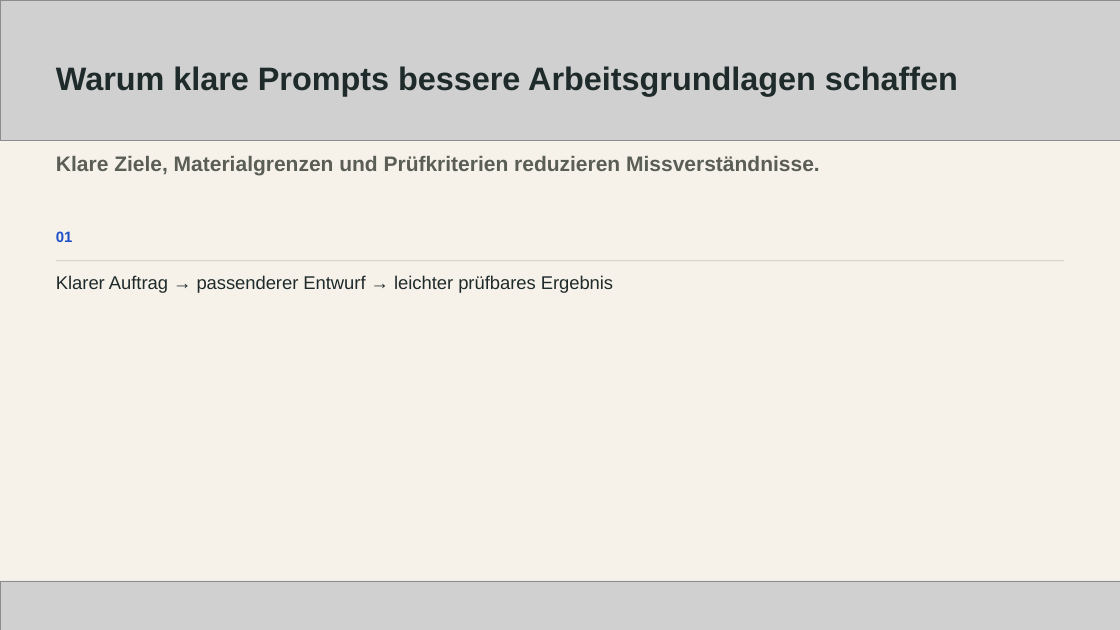
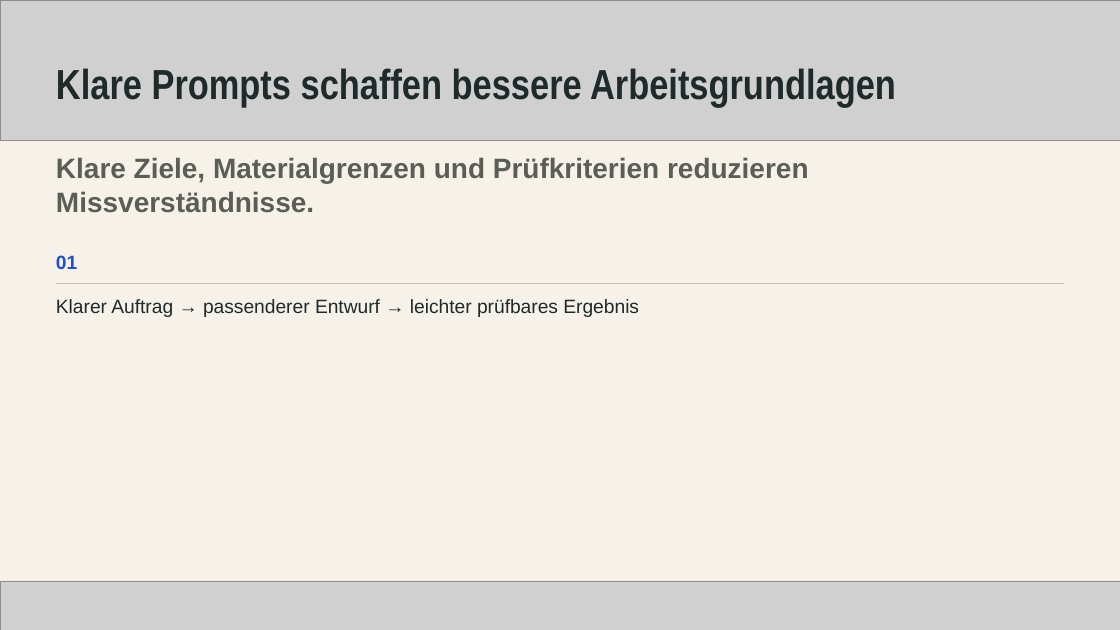
Before and after one commit to deniskaliberda/myhiwi-webseite, a slide deck: slide 18 of deliverables/ai-startklar/schulung/06-trainerfolien.pptx. Drawn at 1120x630 pixels with LibreOffice and Linux fonts; fonts in the diff are those of the drawing; grey boxes stand for pictures. Boxes give left, top, right and bottom in pixels: in the first picture for what was removed or moved away, otherwise in the second. Text is boxed around its words. In the diff, an @@ line names an element or a change of style, - is before the commit and + after.

```diff
--- a/deliverables/ai-startklar/schulung/06-trainerfolien.pptx
+++ b/deliverables/ai-startklar/schulung/06-trainerfolien.pptx
@@ text at bbox=[56, 68, 896, 108]: text changed; size 27.8 to 36 pt; font Arial to Arial Narrow @@
-Warum klare Prompts bessere Arbeitsgrundlagen schaffen
+Klare Prompts schaffen bessere Arbeitsgrundlagen
@@ text "Klare Ziele, Materialgrenzen und Prüfkriterien ..." at bbox=[56, 157, 809, 213]: size 18 to 24 pt @@
@@ text "01": place and size @@
-text "01" at bbox=[56, 231, 73, 242]
+text "01" at bbox=[56, 255, 77, 269]
@@ text "01" at bbox=[56, 255, 77, 269]: size 12.8 to 16.5 pt @@
@@ text "Klarer Auftrag → passenderer Entwurf ...": place and size @@
-text "Klarer Auftrag → passenderer Entwurf ..." at bbox=[56, 275, 613, 293]
+text "Klarer Auftrag → passenderer Entwurf ..." at bbox=[56, 299, 639, 317]
@@ line moved from (56, 260) - (1065, 260) to (56, 284) - (1065, 284) @@
@@ text "Klarer Auftrag → passenderer Entwurf ..." at bbox=[56, 299, 639, 317]: size 15.8 to 16.5 pt @@
```
Also in this commit, not shown: 39 other slides changed, 2 other files.
